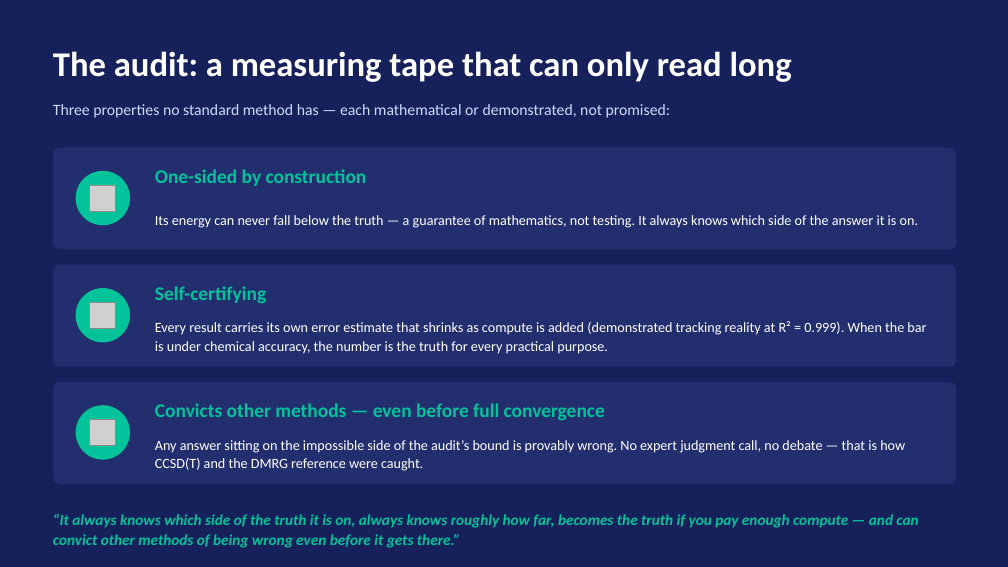
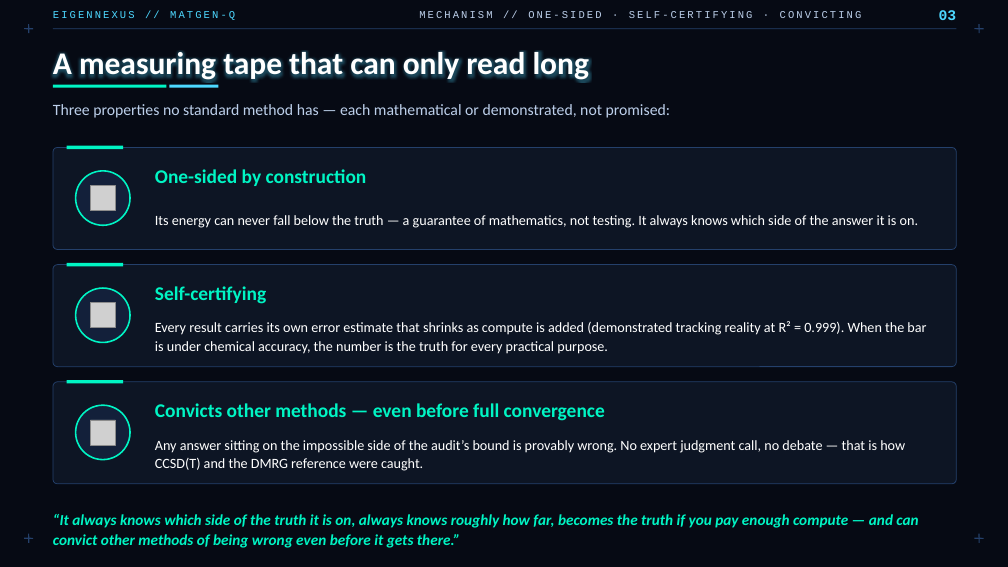
Before and after one commit to christianmetzl/potomac_advancedmaterials, a slide deck: slide 3 of docs/MATGENQ_Audit_CxO.pptx. Drawn at 1008x567 pixels with LibreOffice and Linux fonts; fonts in the diff are those of the drawing; grey boxes stand for pictures. Boxes give left, top, right and bottom in pixels: in the first picture for what was removed or moved away, otherwise in the second. Text is boxed around its words. In the diff, an @@ line names an element or a change of style, - is before the commit and + after.

```diff
--- a/docs/MATGENQ_Audit_CxO.pptx
+++ b/docs/MATGENQ_Audit_CxO.pptx
@@ background #16205B to #060A14 @@
@@ line added from (24, 29) to (33, 29), #24406B 1 pt @@
@@ line added from (29, 24) to (29, 33), #24406B 1 pt @@
@@ text added at [53,11,235,20], 10 pt, text #4DD8FF @@
+EIGENNEXUS // MATGEN-Q
@@ line added from (53, 29) to (957, 29), #24406B 0.75 pt @@
@@ text added at [419,11,862,18], 10 pt, text #BCCFEA @@
+MECHANISM // ONE-SIDED · SELF-CERTIFYING · CONVICTING
@@ text added at [939,10,957,20], 14 pt, text #4DD8FF, bold @@
+03
@@ line added from (975, 29) to (984, 29), #24406B 1 pt @@
@@ line added from (979, 24) to (979, 33), #24406B 1 pt @@
@@ text at [53,48,589,82]: text changed; size 33 to 30 pt @@
-The audit: a measuring tape that can only read long
+A measuring tape that can only read long
@@ rectangle added at [53,85,166,88], fill #00F5C4 @@
@@ rectangle added at [169,85,219,88], fill #4DD8FF @@
@@ text "Three properties no standard method ..." at [53,104,670,118]: text colour #CADCFC to #BCCFEA @@
@@ rectangle added at [67,146,123,149], fill #00F5C4 @@
@@ rectangle added at [67,263,123,266], fill #00F5C4 @@
@@ fill #232E6E to #0D1524; outline none to #24406B 0.75 pt; proportions changed in 3 elements at [53,147,957,250], [53,265,957,367], [53,382,957,484] @@
@@ rectangle added at [67,380,123,383], fill #00F5C4 @@
@@ fill #02C39A to #13203A; outline none to #00F5C4 1.5 pt in 3 elements at [76,171,130,225], [76,288,130,343], [76,405,130,460] @@
@@ text colour #02C39A to #00F5C4 in 4 elements at [155,169,367,186], [155,286,266,304], [155,403,605,421], [53,514,918,548] @@
@@ line added from (24, 538) to (33, 538), #24406B 1 pt @@
@@ line added from (29, 534) to (29, 543), #24406B 1 pt @@
@@ line added from (975, 538) to (984, 538), #24406B 1 pt @@
@@ line added from (979, 534) to (979, 543), #24406B 1 pt @@
```
Also in this commit, not shown: 7 other slides changed.
